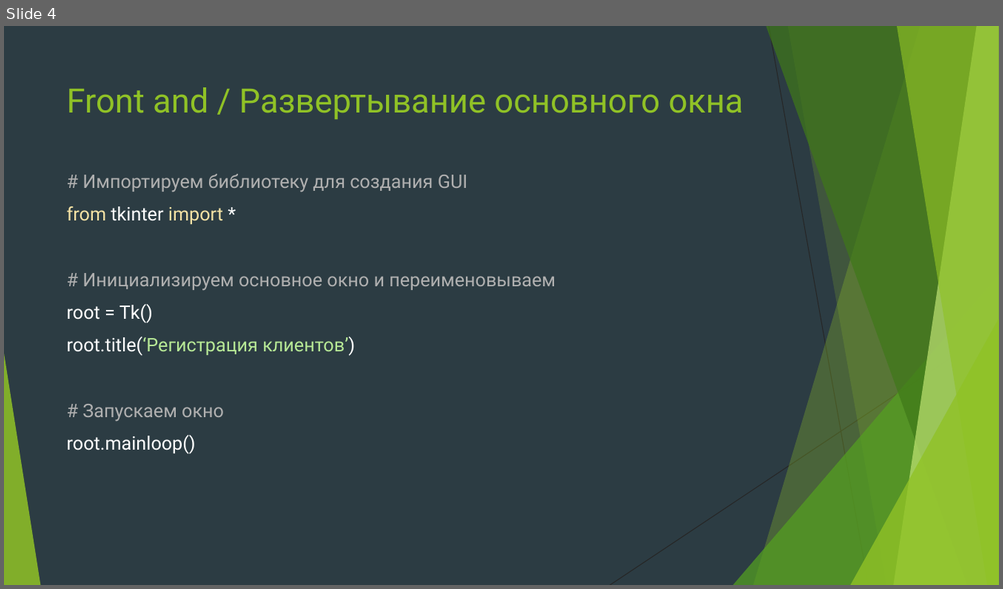
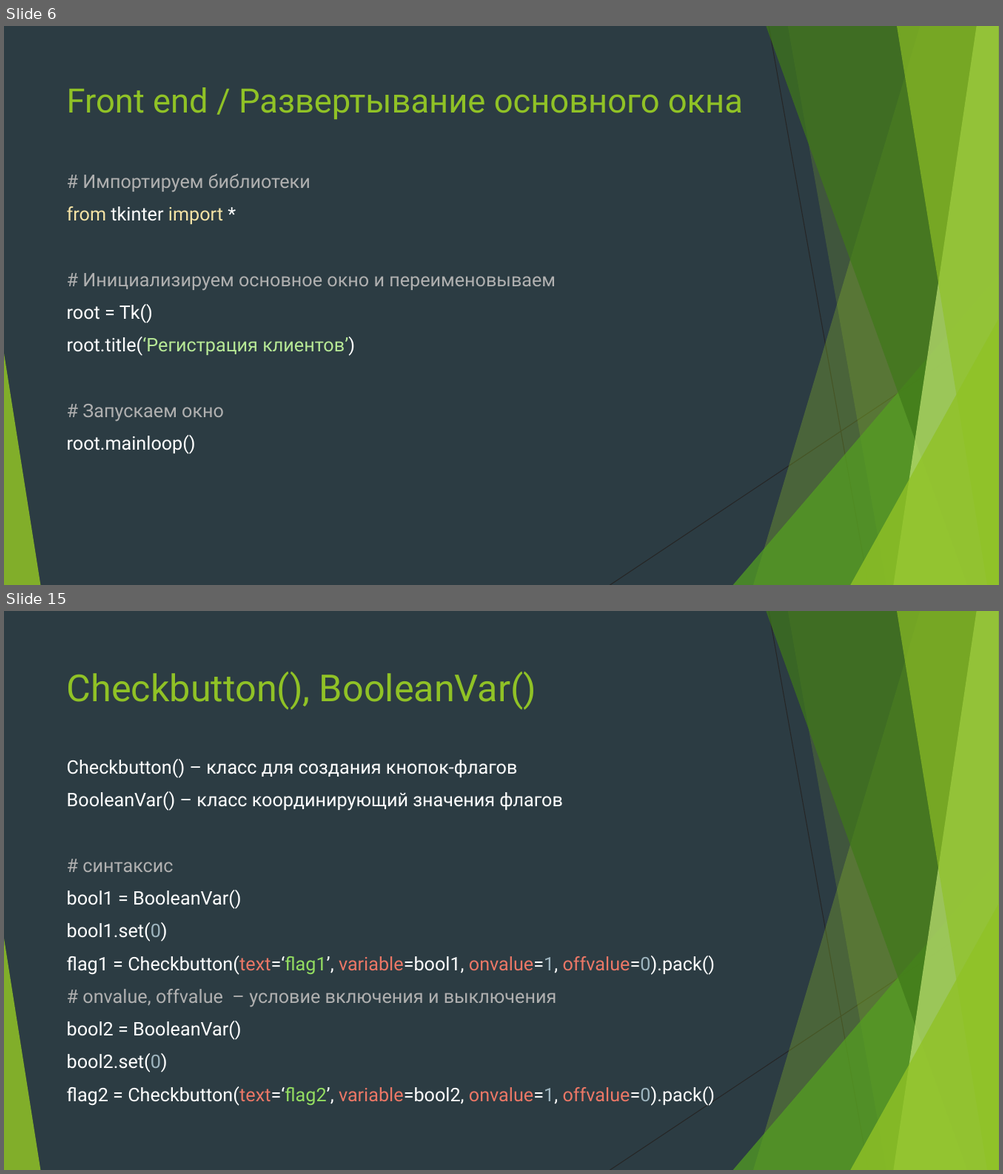
Before and after one commit to Yegor9151/for_corund, a slide deck: course_project_for_korund/ver 1.1/уроки/урок 6.pptx. Shown one above the other, each under a label of ours: slide 4 before the commit, slides 6 and 15 after it; the slides between them are not shown. The pictures are 1003x589 and 1003x1174 pixels, drawn with LibreOffice and Linux fonts; fonts in the diff are those of the drawing. Boxes give left, top, right and bottom in pixels: in the first picture for what was removed or moved away, otherwise in the second. Text is boxed around its words. In the diff, an @@ line names an element or a change of style, - is before the commit and + after.

```diff
--- a/course_project_for_korund/ver 1.1/уроки/урок 6.pptx
+++ b/course_project_for_korund/ver 1.1/уроки/урок 6.pptx
@@ slide 15 added at <box>4,611,999,1170</box>, background #2C3C43; not listed: 10 template elements that a slide beside it also shows @@
@@ title added at <box>67,672,536,709</box>, 36 pt, text #90C226 @@
+Checkbutton(), BooleanVar()
@@ text added at <box>67,759,715,1106</box>, 18 pt, text #FFFFFF @@
+Checkbutton() – класс для создания кнопок-флагов
+BooleanVar() – класс координирующий значения флагов
+# синтаксис
+bool1 = BooleanVar()
+bool1.set(0)
+flag1 = Checkbutton(text=‘flag1’, variable=bool1, onvalue=1, offvalue=0).pack()
+# onvalue, offvalue – условие включения и выключения
+bool2 = BooleanVar()
+bool2.set(0)
+flag2 = Checkbutton(text=‘flag2’, variable=bool2, onvalue=1, offvalue=0).pack()
@@ what was slide 4 is now slide 6 @@
@@ slide 6 changed as well @@
@@ title at <box>67,87,743,119</box>: text changed @@
-Front and / Развертывание основного окна
+Front end / Развертывание основного окна
@@ text at <box>82,174,310,192</box>: text changed @@
-# Импортируем библиотеку для создания GUI
+# Импортируем библиотеки
```
Also in this commit, not shown: 4 other slides changed, 17 other slides added.
